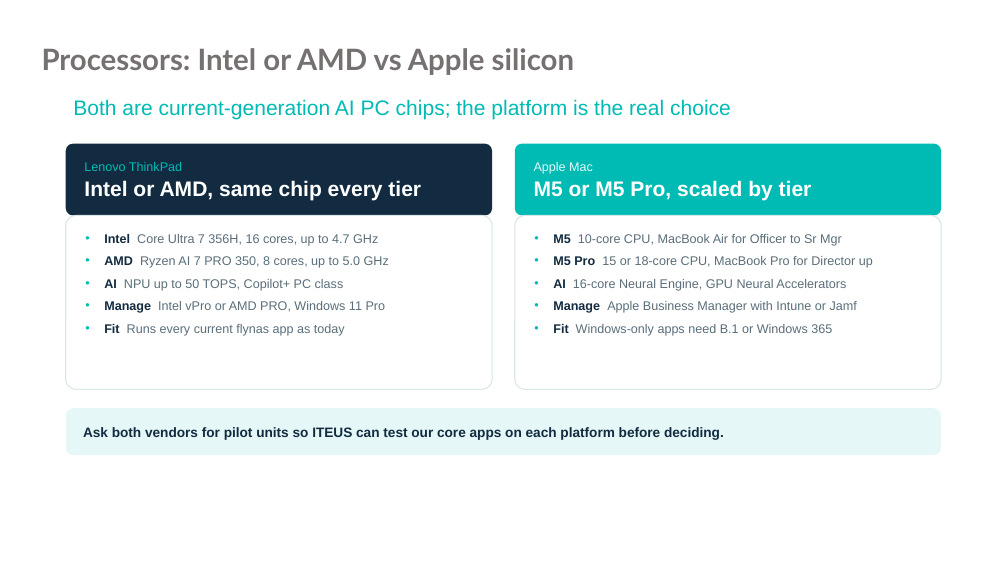
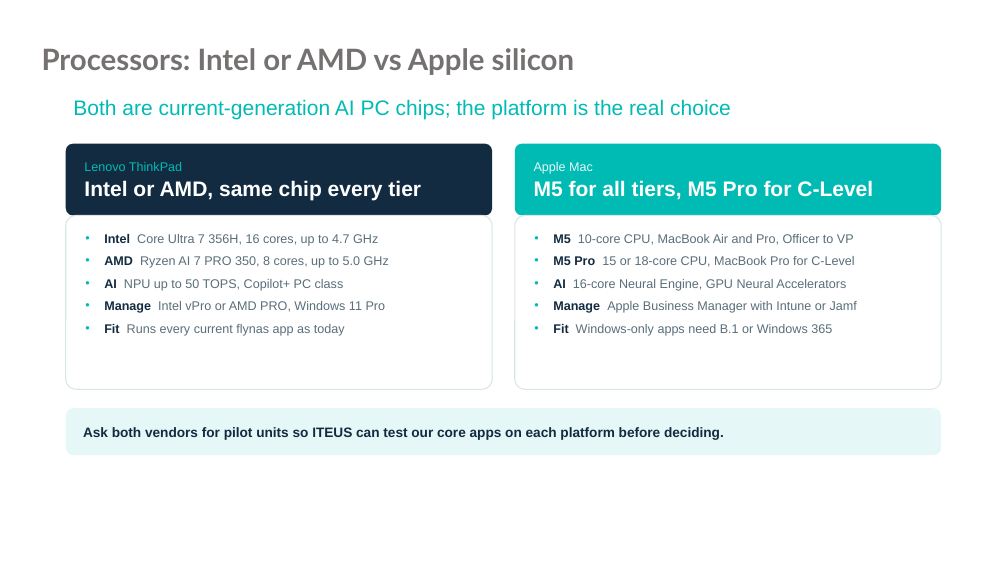
Before and after one commit to 7vbphz8fgw-commits/Bcipd, a slide deck: slide 4 of Flynas_Lenovo_vs_Apple_DaaS.pptx. Drawn at 1008x567 pixels with LibreOffice and Linux fonts; fonts in the diff are those of the drawing; background and template pictures are left out. Boxes give left, top, right and bottom in pixels: in the first picture for what was removed or moved away, otherwise in the second. Text is boxed around its words. In the diff, an @@ line names an element or a change of style, - is before the commit and + after.

```diff
--- a/Flynas_Lenovo_vs_Apple_DaaS.pptx
+++ b/Flynas_Lenovo_vs_Apple_DaaS.pptx
@@ text in rounded rectangle at [534,180,873,200]: text changed @@
-M5 or M5 Pro, scaled by tier
+M5 for all tiers, M5 Pro for C-Level
@@ text in rounded rectangle at [553,234,854,267]: text changed @@
-• M5 10-core CPU, MacBook Air for Officer to Sr Mgr
-• M5 Pro 15 or 18-core CPU, MacBook Pro for Director up
+• M5 10-core CPU, MacBook Air and Pro, Officer to VP
+• M5 Pro 15 or 18-core CPU, MacBook Pro for C-Level
```
Also in this commit, not shown: 4 other slides changed, 1 other file.
